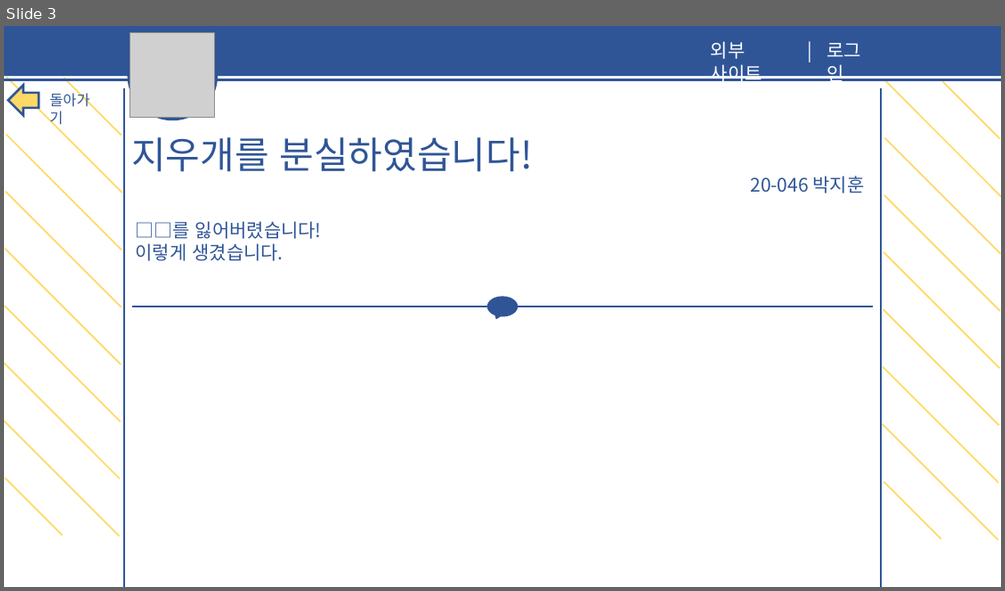
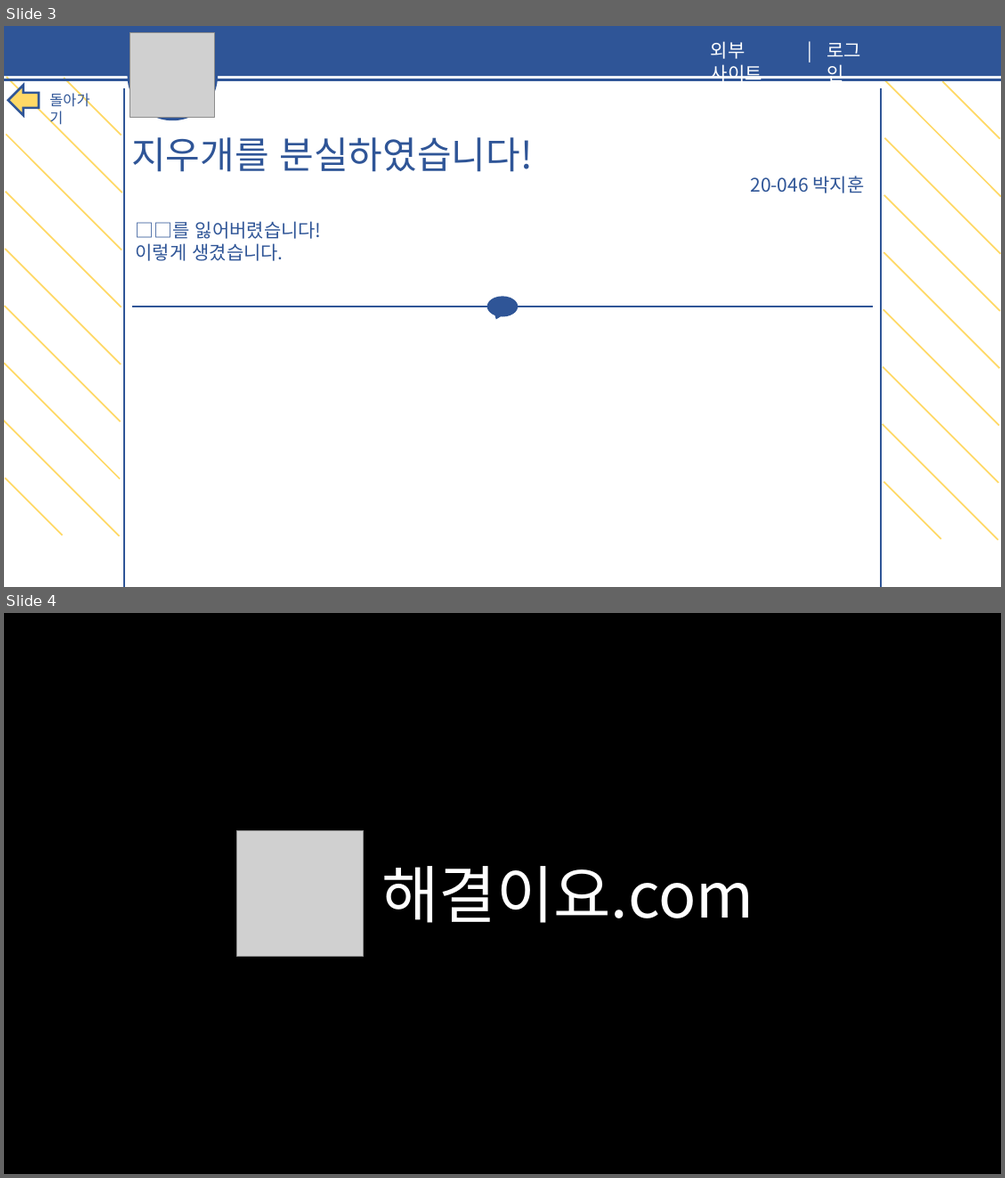
Before and after one commit to oxjihun/haegyeol.io, a slide deck: design.pptx. Shown one above the other, each under a label of ours: slide 3 before the commit, slides 3 and 4 after it. The pictures are 1005x591 and 1005x1178 pixels, drawn with LibreOffice and Linux fonts; fonts in the diff are those of the drawing; grey boxes stand for pictures. Boxes give left, top, right and bottom in pixels: in the first picture for what was removed or moved away, otherwise in the second. Text is boxed around its words. In the diff, an @@ line names an element or a change of style, - is before the commit and + after.

```diff
--- a/design.pptx
+++ b/design.pptx
@@ slide 4 added at bbox=[4, 613, 1001, 1174], background #FFFFFF @@
@@ rectangle added at bbox=[4, 613, 1001, 1174], fill #000000 @@
@@ picture added at bbox=[236, 831, 363, 957] @@
@@ text added at bbox=[381, 866, 753, 923], 60 pt, text #FFFFFF @@
+해결이요.com
```
Also in this commit, not shown: 1 other slide added, 7 other files.
